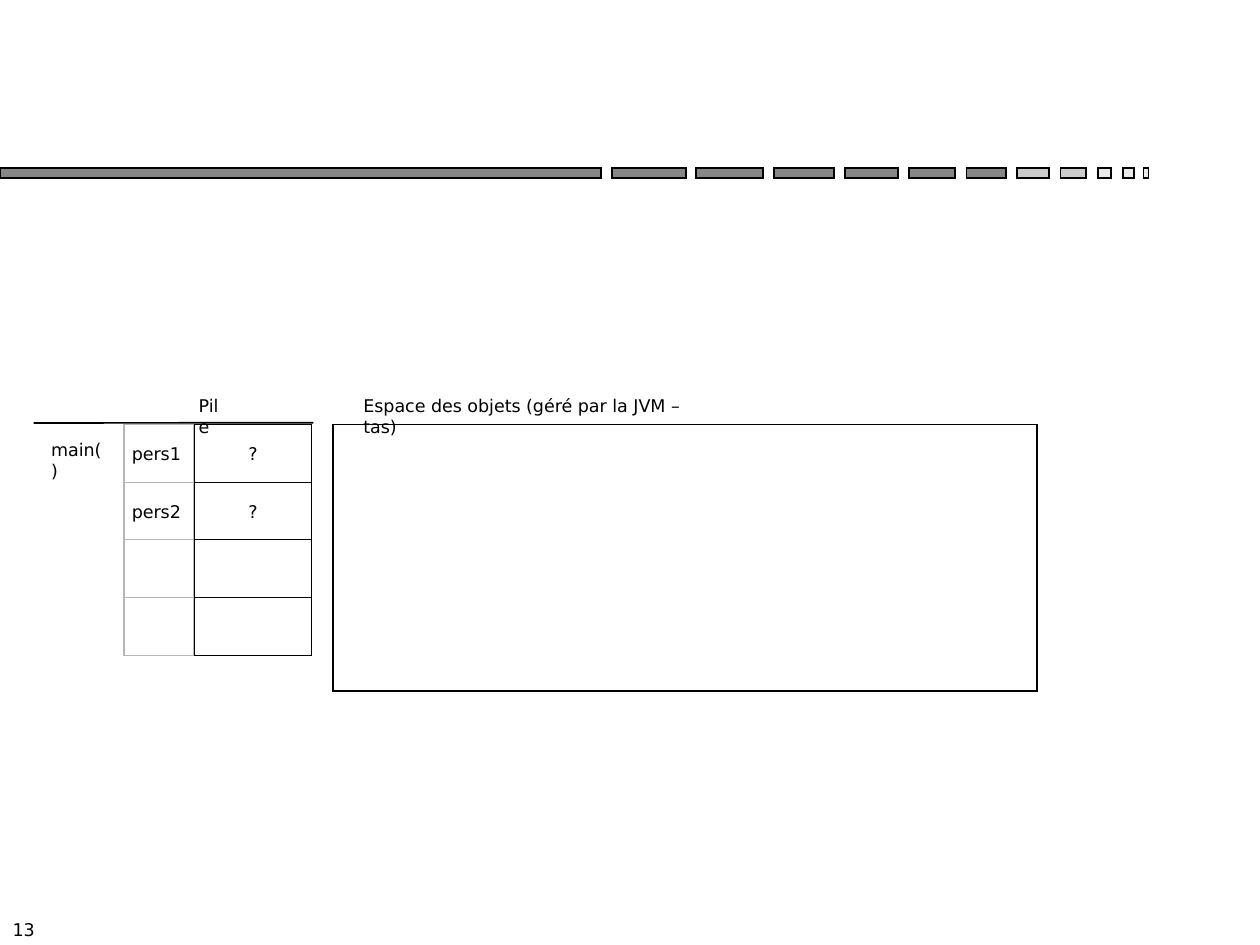
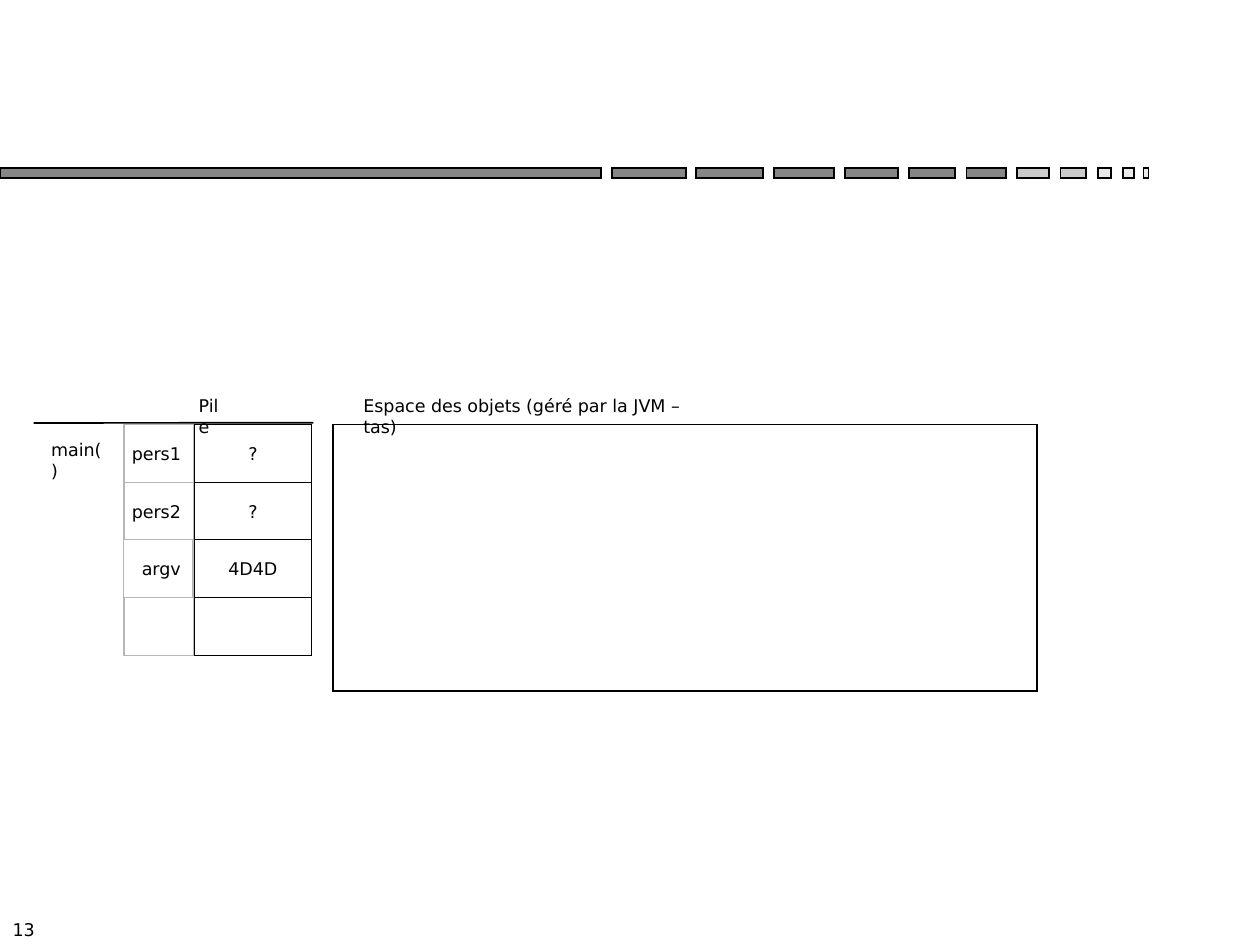
Before and after one commit to IUT-Blagnac/POO, a slide deck: slide 13 of POO/genImages/TD1.ppt. Drawn at 1260x945 pixels with LibreOffice and Linux fonts; fonts in the diff are those of the drawing. Boxes give left, top, right and bottom in pixels: in the first picture for what was removed or moved away, otherwise in the second. Text is boxed around its words. In the diff, an @@ line names an element or a change of style, - is before the commit and + after.

Commit message:
Maj TD1 17/18 - ajouts argv dans les images

```diff
--- a/POO/genImages/TD1.ppt
+++ b/POO/genImages/TD1.ppt
@@ rectangle added at bbox=[194, 539, 311, 597], fill #FFFFFF, outline #000000 0.74 pt, 10 pt, text #000000 @@
+4D4D
@@ text in rectangle at bbox=[142, 565, 181, 579]: text added @@
+argv
```
Also in this commit, not shown: 19 other slides changed, 24 other files.
